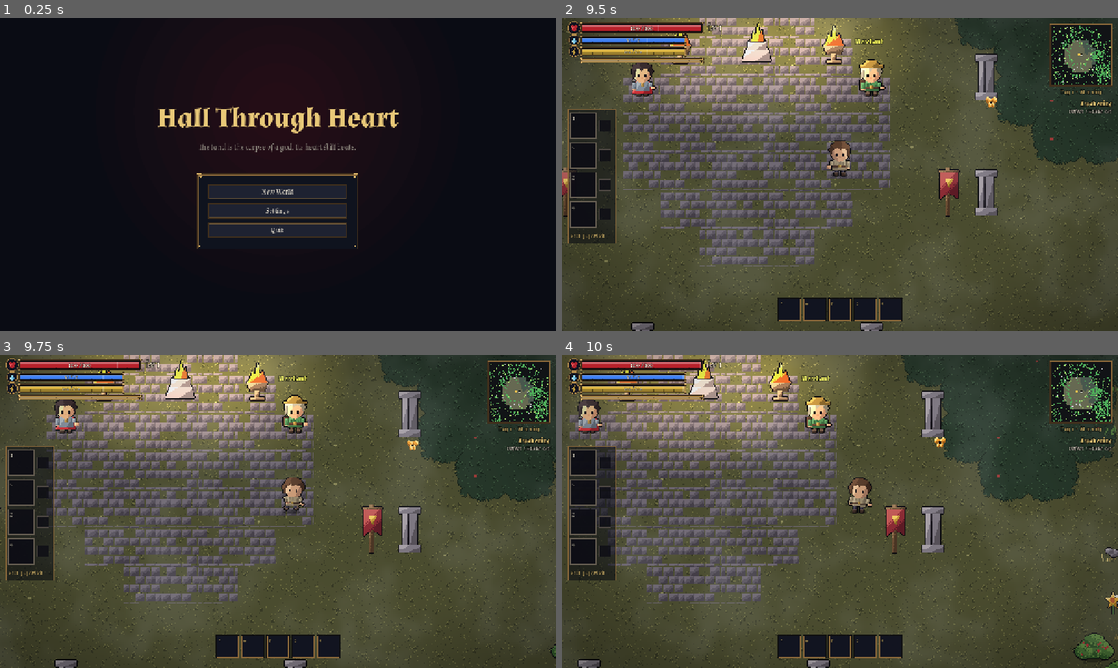
Above: before the commit, frames 1-4 (two rows, left to right).
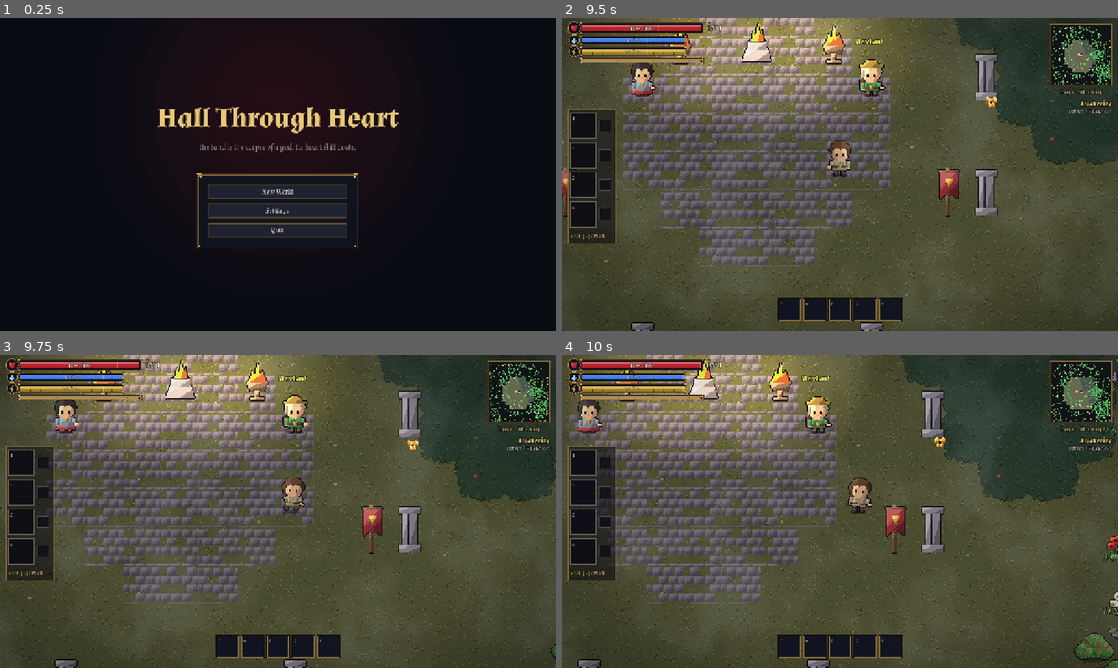
Above: after the commit, the same moments.

Repository: snamberi/Hall-Through-Heart
Game: Godot game, scene res://scenes/menu.tscn
Two runs of this game, one before a commit and one after it. Both use one fixed random seed, a clock stepped at 60 frames per second and the inputs below.
Inputs (mouse positions are in pixels of both pictures, inside the frame that each line leads up to):
- Up to frame 1 (0.25 s): no input
- Up to frame 2 (9.5 s): click "New World" at 0.5 s; click (840, 133) at 1.27 s; type "12" at 1.35 s; click (840, 230) at 1.5 s; type "12" at 1.58 s; click "Easy" at 2 s; click "Easy" at 2.75 s; click "Normal" at 3.5 s; click "Normal" at 4.25 s; click "Peaceful" at 5 s; click "Hard" at 5.75 s; click "Insane" at 6.5 s; click "Create World" at 7.25 s; tap Enter at 8 s; move the mouse to (962, 158) at 8.02 s; hold D (move_right) 8.03-8.75 s; tap 1 (ability_1) at 8.1 s; click (962, 158) at 8.17 s; drag from (728, 190) to (812, 237) at 8.77 s
- Up to frame 3 (9.75 s): move the mouse to (333, 442) at 9.52 s; hold D (move_right) from 9.53 s (still down); tap 3 (ability_3) at 9.6 s
- Up to frame 4 (10 s): keep holding D (move_right)

Frames 1-3 are identical in both runs. In frame 4, 0.4% of the frame differs, in the area x 97-100%, y 1-100%.

Commit message:
More detailed monster and plant art
- Monsters drawn with five-tone dithered shading, warm highlights and
  cool shadows, rim light, occlusion and colour-tinted outlines
- New detail on every monster: teeth, wounds, moss, crystals, embers,
  a quiver and loincloth, hood trim and a staff eye, cap gills, back
  spikes, wing bones, chains, sparks, slime shine and a swallowed bone
- Flowers drawn as clumps with leaves and several shaded heads
- 10 new flowers spread through the biomes: wild rose, lavender,
  sunflower, poppy, blue aster, snowbell, black rose, bog lotus,
  desert poppy, ember aster
- Grass, mushrooms and pebbles get highlights, gills and moss
- Oaks have depth, branches and sunlit leaves; pines have drooping
  layered boughs and snow on their hems

Co-Authored-By: Claude Opus 5.5 <noreply@anthropic.com>
Claude-Session: https://claude.ai/code/session_018VKRMzBJrrQDcMAxNX13Ea

Diff:
--- a/scripts/world/flora.gd
+++ b/scripts/world/flora.gd
@@ -22,22 +22,22 @@
 ##   "cover"   how much ground cover per tile
 ##   "critters" kinds of wildlife (see Critter)
 const BIOMES := {
-	T.DEAD_GRASS: {"trees": [Tall.OAK, Tall.OAK_2, Tall.DEAD], "bushes": [Tall.BUSH, Tall.BERRY_BUSH, Tall.DRY_SHRUB], "ground": [0, 4, 6, 7, 9, 9, 13], "forest": 0.32, "cover": 0.55, "critters": ["rabbit", "bird", "butterfly"]},
-	T.DARK_GRASS: {"trees": [Tall.OAK, Tall.OAK_2, Tall.OAK], "bushes": [Tall.BUSH, Tall.BERRY_BUSH, Tall.BUSH], "ground": [0, 1, 2, 3, 6, 7, 8, 11, 31], "forest": 0.55, "cover": 0.7, "critters": ["rabbit", "bird", "butterfly"]},
-	T.BOG: {"trees": [Tall.WILLOW, Tall.DEAD], "bushes": [Tall.BUSH], "ground": [8, 8, 11, 6, 2], "forest": 0.3, "cover": 0.55, "critters": ["frog", "bird"]},
+	T.DEAD_GRASS: {"trees": [Tall.OAK, Tall.OAK_2, Tall.DEAD], "bushes": [Tall.BUSH, Tall.BERRY_BUSH, Tall.DRY_SHRUB], "ground": [0, 4, 6, 7, 9, 9, 13, 34, 35, 40], "forest": 0.32, "cover": 0.55, "critters": ["rabbit", "bird", "butterfly"]},
+	T.DARK_GRASS: {"trees": [Tall.OAK, Tall.OAK_2, Tall.OAK], "bushes": [Tall.BUSH, Tall.BERRY_BUSH, Tall.BUSH], "ground": [0, 1, 2, 3, 6, 7, 8, 11, 31, 32, 33, 35, 36], "forest": 0.55, "cover": 0.7, "critters": ["rabbit", "bird", "butterfly"]},
+	T.BOG: {"trees": [Tall.WILLOW, Tall.DEAD], "bushes": [Tall.BUSH], "ground": [8, 8, 11, 6, 2, 39, 39], "forest": 0.3, "cover": 0.55, "critters": ["frog", "bird"]},
 	T.MUD: {"trees": [Tall.DEAD], "bushes": [Tall.DRY_SHRUB], "ground": [13, 9, 8], "forest": 0.08, "cover": 0.3, "critters": ["frog"]},
 	T.ASH: {"trees": [Tall.CHARRED, Tall.DEAD], "bushes": [Tall.DRY_SHRUB], "ground": [13, 13, 17, 9, 14], "forest": 0.12, "cover": 0.3, "critters": []},
-	T.SNOW: {"trees": [Tall.SNOW_PINE], "bushes": [Tall.SNOW_BUSH], "ground": [10, 10, 13, 24], "forest": 0.2, "cover": 0.3, "critters": ["rabbit"]},
-	T.FROSTPINE: {"trees": [Tall.SNOW_PINE, Tall.PINE], "bushes": [Tall.SNOW_BUSH], "ground": [10, 6, 13, 24], "forest": 0.6, "cover": 0.45, "critters": ["rabbit", "bird"]},
+	T.SNOW: {"trees": [Tall.SNOW_PINE], "bushes": [Tall.SNOW_BUSH], "ground": [10, 10, 13, 24, 37], "forest": 0.2, "cover": 0.3, "critters": ["rabbit"]},
+	T.FROSTPINE: {"trees": [Tall.SNOW_PINE, Tall.PINE], "bushes": [Tall.SNOW_BUSH], "ground": [10, 6, 13, 24, 37, 36], "forest": 0.6, "cover": 0.45, "critters": ["rabbit", "bird"]},
 	T.SALT: {"trees": [Tall.SALT], "bushes": [Tall.DRY_SHRUB], "ground": [16, 16, 13, 30], "forest": 0.06, "cover": 0.35, "critters": []},
-	T.THORN: {"trees": [Tall.THORN, Tall.DEAD], "bushes": [Tall.THORN_BUSH, Tall.THORN_BUSH], "ground": [18, 18, 9, 4, 5], "forest": 0.38, "cover": 0.55, "critters": ["bird", "butterfly"]},
-	T.CRIMSON: {"trees": [Tall.CRIMSON], "bushes": [Tall.BUSH, Tall.THORN_BUSH], "ground": [19, 19, 5, 25, 1], "forest": 0.4, "cover": 0.6, "critters": ["bird"]},
-	T.FUNGAL: {"trees": [Tall.MUSHROOM], "bushes": [Tall.FUNGAL_BUSH], "ground": [11, 12, 12, 26, 3], "forest": 0.45, "cover": 0.65, "critters": ["frog"]},
+	T.THORN: {"trees": [Tall.THORN, Tall.DEAD], "bushes": [Tall.THORN_BUSH, Tall.THORN_BUSH], "ground": [18, 18, 9, 4, 5, 32], "forest": 0.38, "cover": 0.55, "critters": ["bird", "butterfly"]},
+	T.CRIMSON: {"trees": [Tall.CRIMSON], "bushes": [Tall.BUSH, Tall.THORN_BUSH], "ground": [19, 19, 5, 25, 1, 38, 35], "forest": 0.4, "cover": 0.6, "critters": ["bird"]},
+	T.FUNGAL: {"trees": [Tall.MUSHROOM], "bushes": [Tall.FUNGAL_BUSH], "ground": [11, 12, 12, 26, 3, 33], "forest": 0.45, "cover": 0.65, "critters": ["frog"]},
 	T.TAR: {"trees": [Tall.DEAD, Tall.CHARRED], "bushes": [Tall.DRY_SHRUB], "ground": [13, 17, 8], "forest": 0.1, "cover": 0.25, "critters": []},
-	T.SAND: {"trees": [Tall.CACTUS, Tall.BONE], "bushes": [Tall.DRY_SHRUB], "ground": [9, 13, 17, 27], "forest": 0.05, "cover": 0.25, "critters": ["rabbit"]},
-	T.CINDER: {"trees": [Tall.CHARRED], "bushes": [Tall.DRY_SHRUB], "ground": [14, 14, 13, 28], "forest": 0.1, "cover": 0.35, "critters": []},
-	T.VOIDSCAR: {"trees": [Tall.CRYSTAL], "bushes": [], "ground": [15, 15, 29, 13], "forest": 0.12, "cover": 0.4, "critters": []},
-	T.ROCK: {"trees": [Tall.PINE], "bushes": [Tall.DRY_SHRUB], "ground": [13, 13, 6], "forest": 0.18, "cover": 0.3, "critters": ["bird"]},
+	T.SAND: {"trees": [Tall.CACTUS, Tall.BONE], "bushes": [Tall.DRY_SHRUB], "ground": [9, 13, 17, 27, 40], "forest": 0.05, "cover": 0.25, "critters": ["rabbit"]},
+	T.CINDER: {"trees": [Tall.CHARRED], "bushes": [Tall.DRY_SHRUB], "ground": [14, 14, 13, 28, 41], "forest": 0.1, "cover": 0.35, "critters": []},
+	T.VOIDSCAR: {"trees": [Tall.CRYSTAL], "bushes": [], "ground": [15, 15, 29, 13, 38], "forest": 0.12, "cover": 0.4, "critters": []},
+	T.ROCK: {"trees": [Tall.PINE], "bushes": [Tall.DRY_SHRUB], "ground": [13, 13, 6, 36, 33], "forest": 0.18, "cover": 0.3, "critters": ["bird"]},
 	T.PEAK: {"trees": [Tall.SNOW_PINE], "bushes": [], "ground": [13, 10], "forest": 0.06, "cover": 0.25, "critters": []},
 	T.SHALLOW_WATER: {"trees": [], "bushes": [], "ground": [8], "forest": 0.0, "cover": 0.06, "critters": []},
 }
Binary file changed: assets/sprites/enemies/ash_wraith.png
Binary file changed: assets/sprites/enemies/bog_slime.png
Binary file changed: assets/sprites/enemies/bone_archer.png
Binary file changed: assets/sprites/enemies/carrion_bat.png
Binary file changed: assets/sprites/enemies/crag_golem.png
Binary file changed: assets/sprites/enemies/ember_wisp.png
Binary file changed: assets/sprites/enemies/rot_cultist.png
Binary file changed: assets/sprites/enemies/rot_hound.png
Binary file changed: assets/sprites/enemies/spore_shambler.png
Binary file changed: assets/sprites/enemies/thorn_stalker.png
Binary file changed: assets/sprites/flora_small.png
Binary file changed: assets/sprites/flora_tall.png
(and 1 more such lines)
